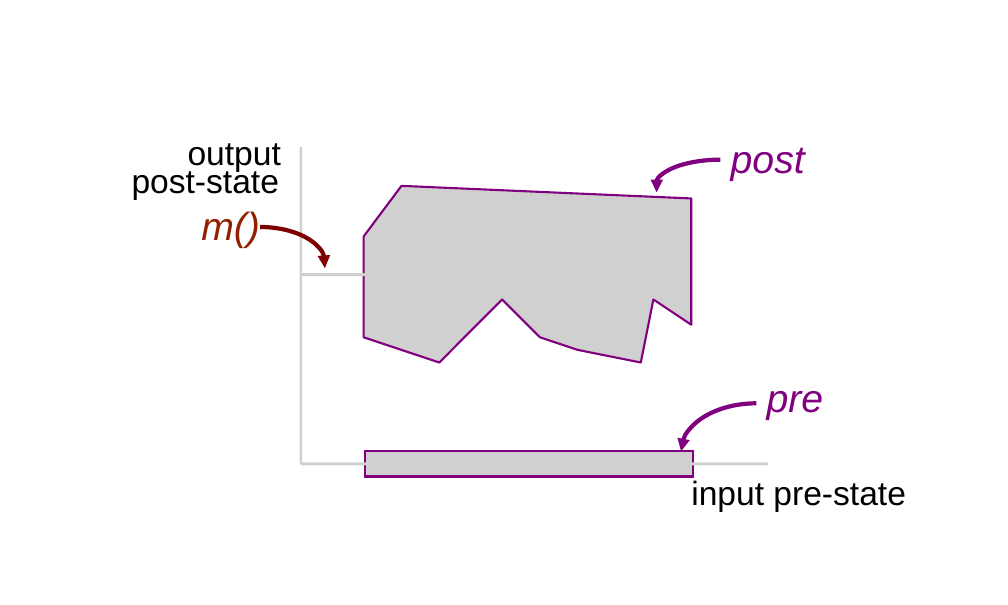
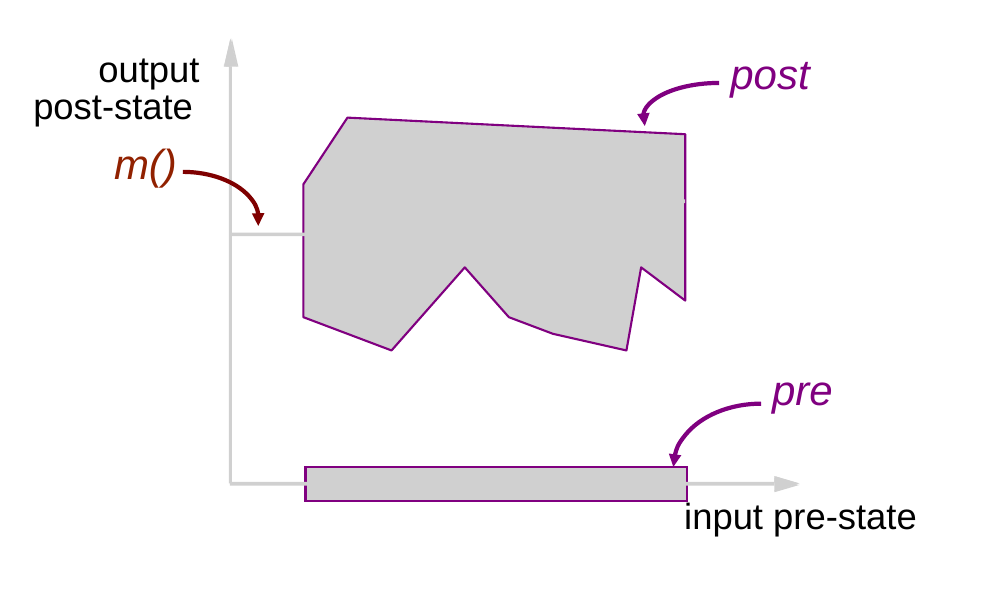
Before and after one commit to kiniry/Mobius, a slide deck: slide 6 of src/escjava/trunk/ESCTools/slides/CAV2007Tutorial/new-diagrams.ppt. Drawn at 1008x605 pixels with LibreOffice and Linux fonts; fonts in the diff are those of the drawing; grey boxes stand for pictures; background and template pictures are left out. Boxes give left, top, right and bottom in pixels: in the first picture for what was removed or moved away, otherwise in the second. Text is boxed around its words. In the diff, an @@ line names an element or a change of style, - is before the commit and + after.

```diff
--- a/src/escjava/trunk/ESCTools/slides/CAV2007Tutorial/new-diagrams.ppt
+++ b/src/escjava/trunk/ESCTools/slides/CAV2007Tutorial/new-diagrams.ppt
@@ size 24 to 26 pt in 3 elements at [684,501,917,537], [33,95,193,127], [98,58,199,90] @@
@@ text "output": place and size @@
-text "output" at [188,143,281,172]
+text "output" at [98,58,199,90]
@@ picture added at [224,39,238,67] @@
@@ picture added at [224,39,237,67] @@
@@ text "post": place and size @@
-text "post" at [731,147,805,181]
+text "post" at [730,62,809,97]
@@ text "post-state": place and size @@
-text "post-state" at [132,166,279,200]
+text "post-state" at [33,95,193,127]
@@ picture: place and size @@
-picture at [299,147,302,464]
+picture at [229,67,232,484]
@@ freeform shape: place and size @@
-freeform shape at [655,159,786,213]
+freeform shape at [643,83,795,153]
@@ picture: place and size @@
-picture at [502,248,590,263]
+picture at [303,118,685,351]
@@ size 28 to 30 pt in 3 elements at [772,382,833,413], [730,62,809,97], [114,148,177,188] @@
@@ text "m()": place and size @@
-text "m()" at [201,211,260,248]
+text "m()" at [114,148,177,188]
@@ freeform shape: place and size @@
-freeform shape at [195,227,325,299]
+freeform shape at [107,171,259,267]
@@ picture: place and size @@
-picture at [300,248,503,276]
+picture at [230,200,467,236]
@@ picture: place and size @@
-picture at [364,185,691,362]
+picture at [465,200,568,220]
@@ picture added at [568,200,685,204] @@
@@ text "pre": place and size @@
-text "pre" at [767,391,824,420]
+text "pre" at [772,382,833,413]
@@ freeform shape: place and size @@
-freeform shape at [681,403,832,499]
+freeform shape at [673,403,849,529]
@@ picture: place and size @@
-picture at [300,463,768,466]
+picture at [305,467,687,500]
@@ picture added at [774,476,798,492] @@
@@ picture added at [774,476,798,491] @@
@@ picture: place and size @@
-picture at [365,452,692,477]
+picture at [230,482,774,486]
@@ text "input pre-state": place and size @@
-text "input pre-state" at [691,480,906,512]
+text "input pre-state" at [684,501,917,537]
```
Also in this commit, not shown: 14 other slides changed, 3 slides added, 1 slide removed, 39 other files.
